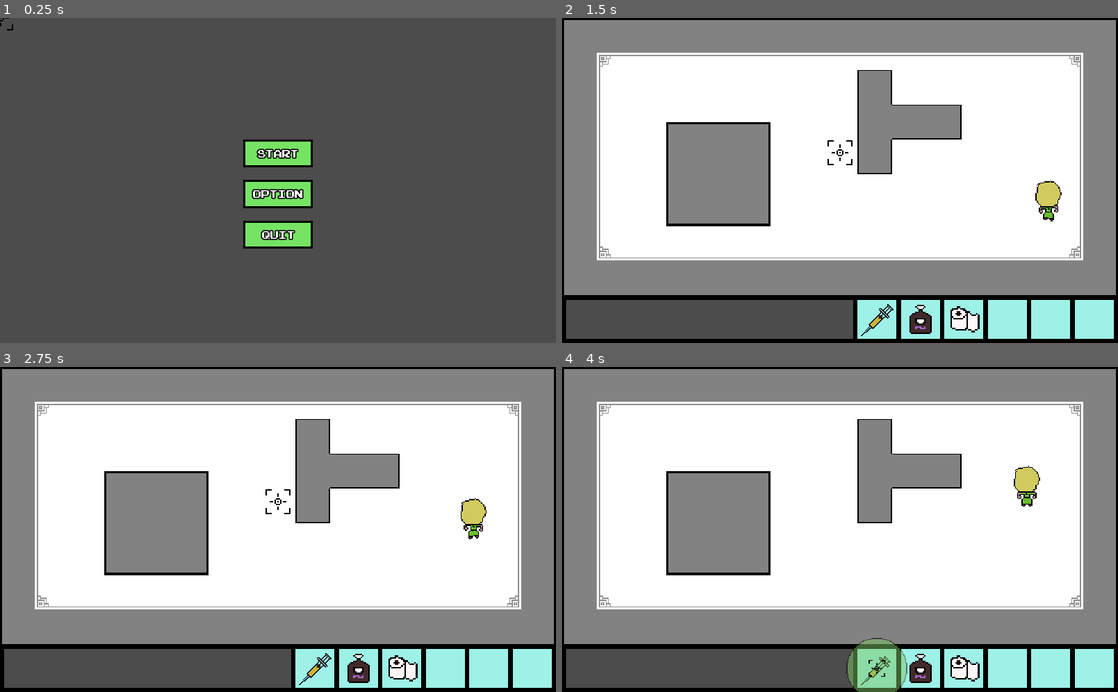
Above: before the commit, frames 1-4 (two rows, left to right).
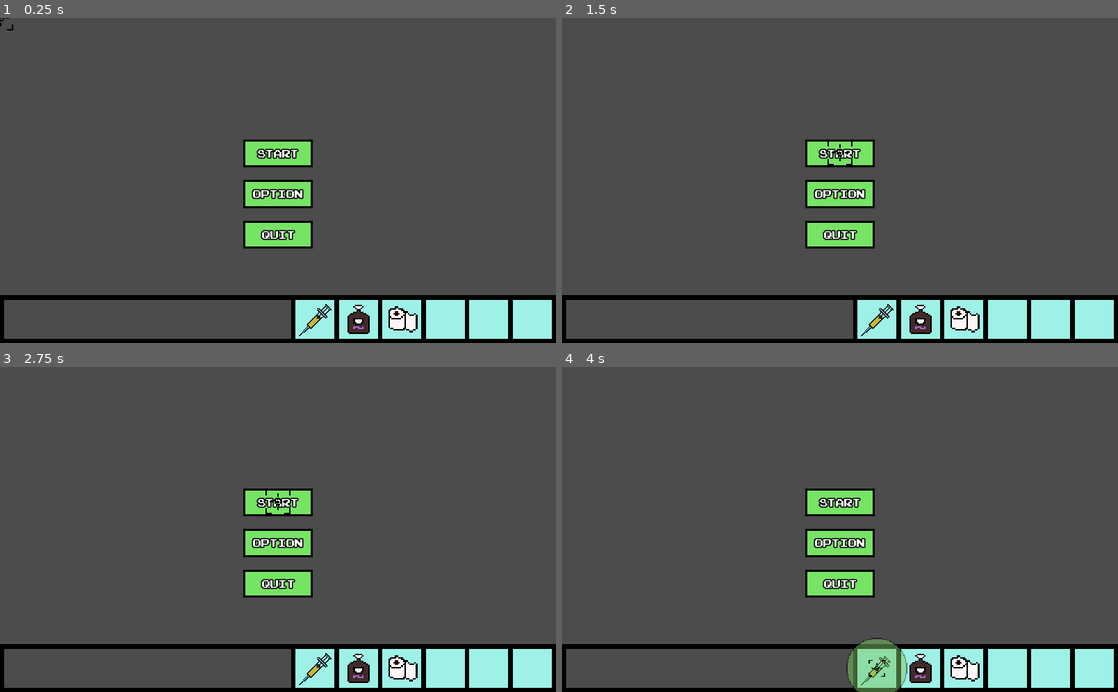
Above: after the commit, the same moments.

Repository: henryliuser/gmtk20
Game: Godot game, scene res://Menu.tscn
The game is run twice, just before and just after one commit, with the same random seed, the same clock (stepped at 60 frames per second) and the same inputs.
Inputs (mouse positions are in pixels of both pictures, inside the frame that each line leads up to):
- Up to frame 1 (0.25 s): no input
- Up to frame 2 (1.5 s): click (840, 154) at 0.5 s; click (840, 154) at 1.27 s
- Up to frame 3 (2.75 s): click (278, 503) at 2.02 s
- Up to frame 4 (4 s): click (840, 542) at 2.77 s; move the mouse to (878, 669) at 3.52 s; hold \ (d_frame_advance) from 3.53 s (still down); click (878, 669) at 3.67 s

The runs differ from the first frame. In frame 1, 8.6% of the frame differs, in the area x 0-100%, y 85-100%; in frame 2, 85%; in frame 3, 85%; in frame 4, 85%, in the area x 0-100%, y 0-86%.
Error after the commit: Parse Error: The identifier "HUD" isn't declared in the current scope. (res://Menu.gd:4)

Commit message:
globe traps now exist

Diff:
--- a/Characters/Customer.gd
+++ b/Characters/Customer.gd
@@ -28,7 +28,7 @@
 func _on_Area2D_body_entered(body):
 	if "rage" in body:
 		#death
-		queue_free()
+		die()
 
 func oilAlert(x, y):
 	oilChasing = true
@@ -39,3 +39,6 @@
 func unoilAlert():
 	notChasing = true
 	oilChasing = false
+
+func die():
+	queue_free()
--- a/Characters/Employee.gd
+++ b/Characters/Employee.gd
@@ -37,4 +37,7 @@
 func _on_Area2D_body_entered(body):
 	if "rage" in body:
 		#death
-		queue_free()
+		die()
+
+func die():
+	queue_free()
--- a/Characters/Karen.gd
+++ b/Characters/Karen.gd
@@ -89,3 +89,6 @@
 	if rot >= 45 and rot < 135: $Sprite.play("front")
 	if rot >= 135 and rot < 225: $Sprite.play("left")
 	if rot >= 225 and rot < 315: $Sprite.play("back")
+
+func die():
+	queue_free()
--- /dev/null
+++ b/Items/Globes.gd
@@ -0,0 +1,19 @@
+extends Node2D
+
+
+# Called when the node enters the scene tree for the first time.
+func _ready():
+	pass # Replace with function body.
+	#gotta add henrys entry animation
+
+
+# Called every frame. 'delta' is the elapsed time since the previous frame.
+#func _process(delta):
+#	pass
+
+
+func _on_Area2D_body_entered(body):
+	if body.has_method("die"):
+		body.die()
+		#globe falling animation too right
+		queue_free()
--- /dev/null
+++ b/Items/Globes.tscn
@@ -0,0 +1,17 @@
+[gd_scene load_steps=3 format=2]
+
+[ext_resource path="res://Items/Globes.gd" type="Script" id=1]
+
+[sub_resource type="CircleShape2D" id=1]
+
+[node name="Globes" type="Node2D"]
+script = ExtResource( 1 )
+
+[node name="Sprite" type="Sprite" parent="."]
+
+[node name="Area2D" type="Area2D" parent="."]
+scale = Vector2( 3, 3 )
+
+[node name="CollisionShape2D" type="CollisionShape2D" parent="Area2D"]
+shape = SubResource( 1 )
+[connection signal="body_entered" from="Area2D" to="." method="_on_Area2D_body_entered"]
--- a/project.godot
+++ b/project.godot
@@ -25,7 +25,7 @@
 
 Debug="*res://global/Debug.tscn"
 Global="*res://global/Global.tscn"
-HUD="*res://global/HUD.tscn"
+Hud="*res://global/HUD.tscn"
 
 [display]
 
